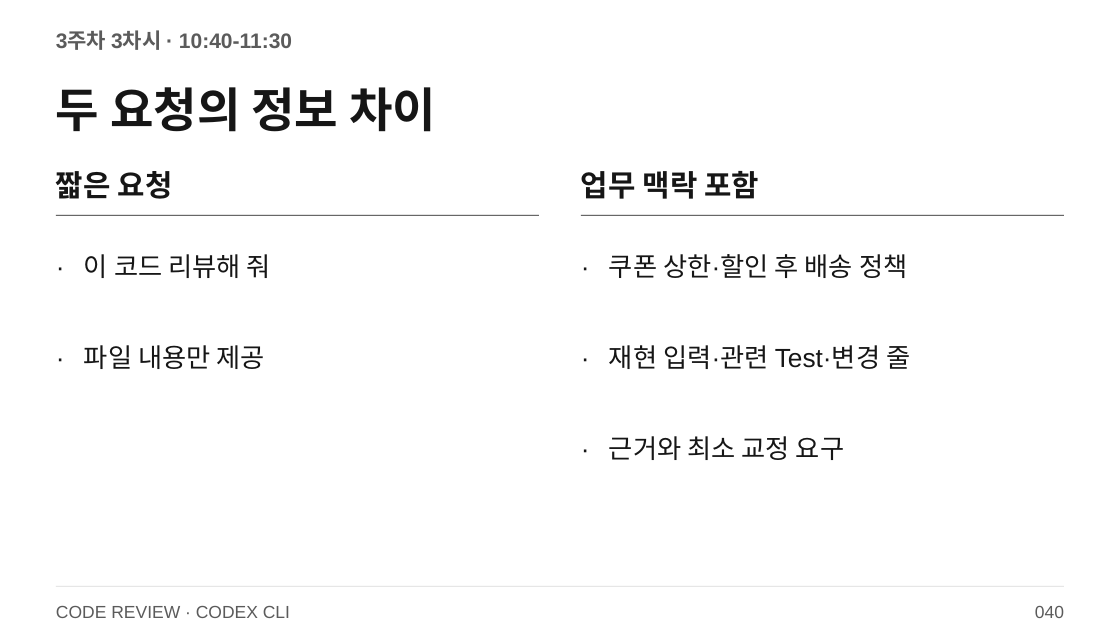
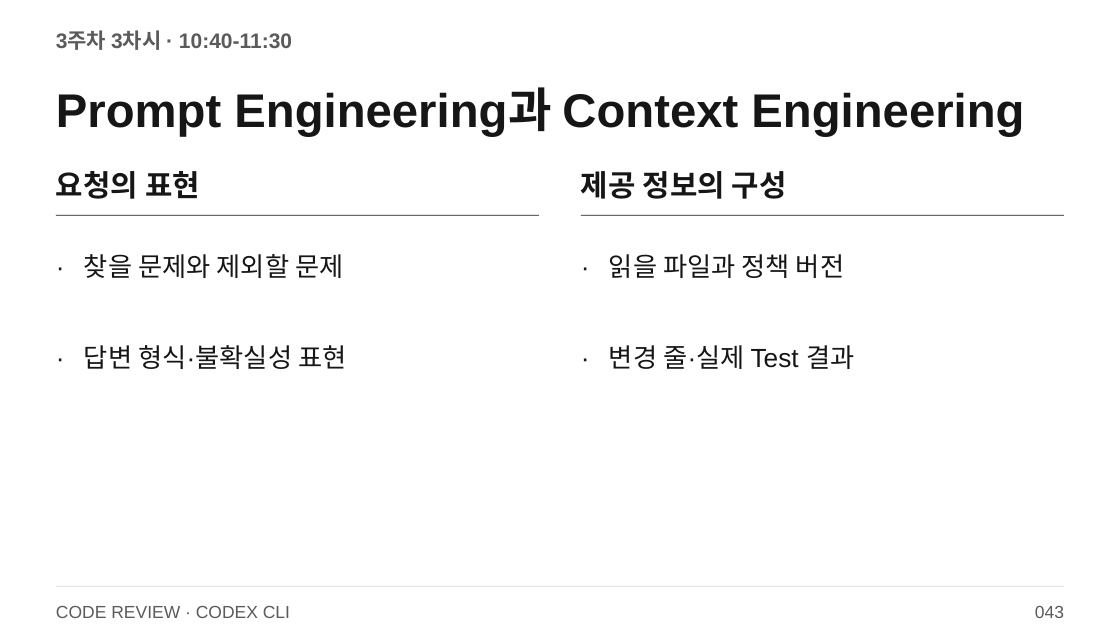
Before and after one commit to smilesjcha/llm-agent-and-workflow-automation, a slide deck: slide 43 of slides/IPA_LLM_Agent_업무자동화_Day3_2026_CODEX_CLI.pptx (slide 40 before the commit). Drawn at 1120x630 pixels with LibreOffice and Linux fonts; fonts in the diff are those of the drawing. Boxes give left, top, right and bottom in pixels: in the first picture for what was removed or moved away, otherwise in the second. Text is boxed around its words. In the diff, an @@ line names an element or a change of style, - is before the commit and + after.

```diff
--- a/slides/IPA_LLM_Agent_업무자동화_Day3_2026_CODEX_CLI.pptx
+++ b/slides/IPA_LLM_Agent_업무자동화_Day3_2026_CODEX_CLI.pptx
@@ text at (56, 90, 1024, 137): text changed @@
-두 요청의 정보 차이
+Prompt Engineering과 Context Engineering
@@ text at (56, 171, 200, 199): text changed @@
-짧은 요청
+요청의 표현
@@ text at (581, 171, 787, 199): text changed @@
-업무 맥락 포함
+제공 정보의 구성
@@ text at (84, 254, 343, 278): text changed @@
-이 코드 리뷰해 줘
+찾을 문제와 제외할 문제
@@ text at (609, 254, 844, 278): text changed @@
-쿠폰 상한·할인 후 배송 정책
+읽을 파일과 정책 버전
@@ text at (84, 345, 346, 369): text changed @@
-파일 내용만 제공
+답변 형식·불확실성 표현
@@ text at (609, 345, 854, 369): text changed @@
-재현 입력·관련 Test·변경 줄
+변경 줄·실제 Test 결과
@@ text removed at (581, 429, 603, 468) @@
-·
@@ text removed at (609, 436, 844, 460) @@
-근거와 최소 교정 요구
@@ text at (1035, 606, 1064, 618): text changed @@
-040
+043
```
Also in this commit, not shown: 70 other slides changed, 98 slides added, 13 slides removed, 27 other files.
